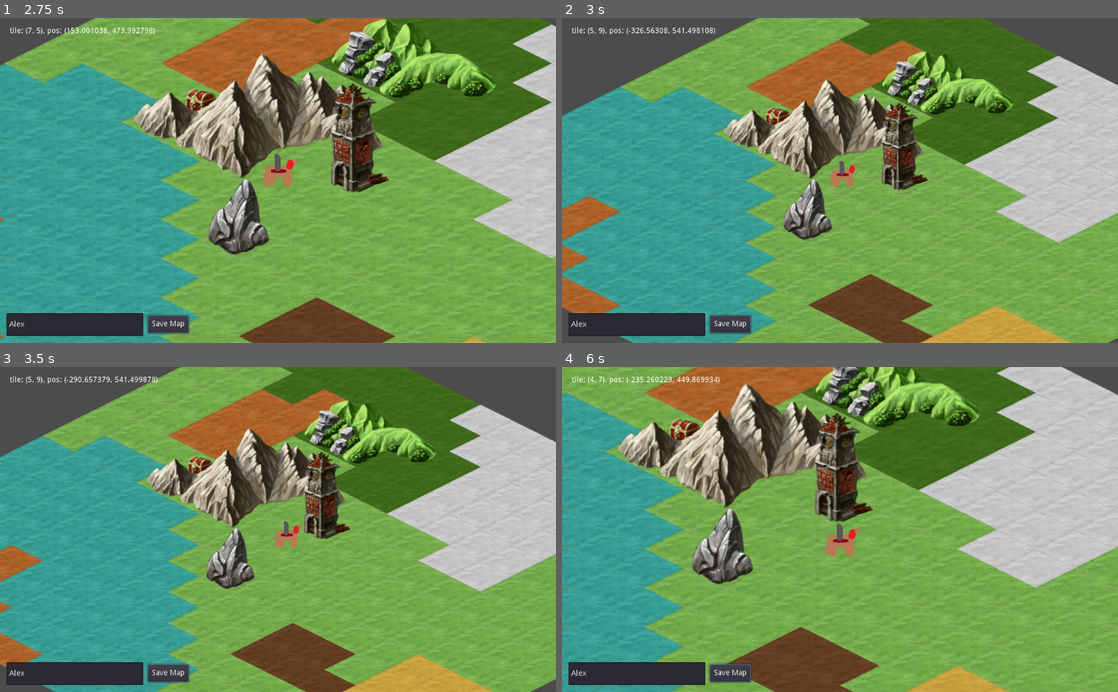
Above: before the commit, frames 1-4 (two rows, left to right).
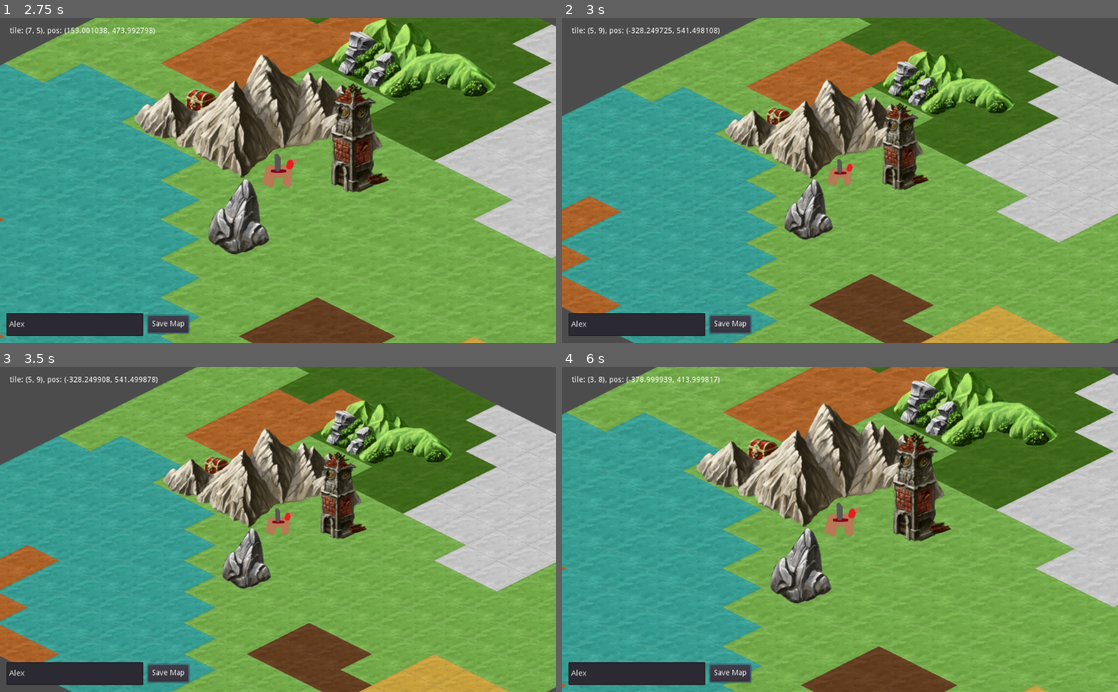
Above: after the commit, the same moments.

Repository: xfstef/captains
Game: Godot game, scene res://AdventureMap.tscn
The game is run twice, just before and just after one commit, with the same random seed, the same clock (stepped at 60 frames per second) and the same inputs.
Inputs (mouse positions are in pixels of both pictures, inside the frame that each line leads up to):
- Up to frame 1 (2.75 s): click (72, 323) at 0.52 s; type "Alex" at 0.6 s; click "Save Map" at 1.25 s; move the mouse to (400, 164) at 2.02 s; hold Keypad 3 (army_down_right) from 2.03 s (still down); click (400, 164) at 2.1 s
- Up to frame 2 (3 s): move the mouse to (728, 196) at 2.77 s; release Keypad 3 (army_down_right) at 2.78 s; hold Keypad 2 (army_down) from 2.78 s (still down); tap Mouse wheel down (wheel_down) at 2.85 s
- Up to frame 3 (3.5 s): keep holding Keypad 2 (army_down)
- Up to frame 4 (6 s): move the mouse to (895, 458) at 3.52 s; release Keypad 2 (army_down) at 3.53 s; hold Keypad 3 (army_down_right) 3.53-4.28 s; tap Mouse wheel up (wheel_up) at 3.6, 5.85 s; move the mouse to (812, 594) at 4.27 s; hold Keypad 8 (army_up) 4.28-5.03 s; click (812, 594) at 4.35 s; move the mouse to (1006, 578) at 5.02 s; hold Keypad 1 (army_down_left) from 5.03 s (still down); tap Mouse wheel down (wheel_down) at 5.1 s; move the mouse to (673, 480) at 5.77 s

Frame 1 is identical in both runs. In frame 2, 3.7% of the frame differs, in the area x 0-100%, y 0-100%; in frame 3, 22%; in frame 4, 50%.
Error after the commit: Invalid get index '0' (on base: 'Nil'). (res://Scripts/AdventureMap.gd:248)

Commit message:
Started changing the way the tile movement property is saved / loaded.

Diff:
--- a/AdventureMap.tscn
+++ b/AdventureMap.tscn
@@ -50,14 +50,6 @@
 format = 1
 tile_data = PoolIntArray( 0, 0, 0, 1, 3, 0, 2, 3, 0, 3, 3, 0, 4, 3, 0, 5, 3, 0, 6, 2, 0, 7, 2, 0, 8, 2, 0, 9, 2, 0, 10, …(3401 unchanged characters)…
 
-[node name="TM-Doodads" type="TileMap" parent="."]
-mode = 1
-tile_set = ExtResource( 4 )
-cell_size = Vector2( 144, 72 )
-cell_tile_origin = 1
-centered_textures = true
-format = 1
-
 [node name="TM-Props" type="TileMap" parent="."]
 position = Vector2( 3.05176e-05, -0.00253749 )
 mode = 1
@@ -68,6 +60,15 @@
 centered_textures = true
 format = 1
 tile_data = PoolIntArray( 131077, 4, 0, 393219, 6, 0, 393221, 5, 0, 393223, 7, 0, 589831, 3, 0 )
+
+[node name="TM-Movement" type="TileMap" parent="."]
+mode = 1
+tile_set = ExtResource( 4 )
+cell_size = Vector2( 144, 72 )
+cell_tile_origin = 1
+centered_textures = true
+format = 1
+tile_data = PoolIntArray( 131076, 2, 0, 131077, 2, 0, 131078, 2, 0, 196612, 2, 0, 196613, 2, 0, 327684, 2, 0, 327685, 2, 0, 327686, 2, 0, 393220, 2, 0, 393221, 2, 0, 458753, 1, 0, 458754, 1, 0, 458755, 2, 0, 458756, 2, 0, 458757, 2, 0, 524288, 1, 0, 524289, 1, 0, 524290, 1, 0, 524291, 1, 0, 524292, 1, 0, 589824, 1, 0, 589825, 1, 0, 589826, 1, 0, 589827, 1, 0, 589828, 1, 0, 589829, 1, 0, 589831, 2, 0, 655360, 1, 0, 655361, 1, 0, 655362, 1, 0, 655363, 1, 0, 655364, 1, 0, 655365, 1, 0, 655366, 1, 0, 720896, 1, 0, 720897, 1, 0, 720898, 1, 0, 720899, 1, 0, 720900, 1, 0, 720901, 1, 0, 720902, 1, 0, 720903, 1, 0, 786434, 1, 0, 786436, 1, 0, 786437, 1, 0, 786438, 1, 0, 786439, 1, 0, 786440, 1, 0, 851972, 1, 0, 851973, 1, 0, 851974, 1, 0, 851975, 1, 0, 851976, 1, 0, 851977, 1, 0, 917509, 1, 0, 917510, 1, 0, 917511, 1, 0, 917512, 1, 0, 917513, 1, 0, 983047, 1, 0, 983048, 1, 0, 983049, 1, 0, 983050, 1, 0 )
 
 [node name="UI" type="CanvasLayer" parent="."]
 
--- a/Assets/TileResources/interactable.tres
+++ b/Assets/TileResources/interactable.tres
@@ -1,3 +1,47 @@
-[gd_resource type="TileSet" format=2]
+[gd_resource type="TileSet" load_steps=2 format=2]
+
+[ext_resource path="res://Assets/Sprites/movementTiles.png" type="Texture" id=1]
 
 [resource]
+0/name = "movementTiles.png 0"
+0/texture = ExtResource( 1 )
+0/tex_offset = Vector2( 0, 0 )
+0/modulate = Color( 1, 1, 1, 1 )
+0/region = Rect2( 144, 0, 144, 72 )
+0/tile_mode = 0
+0/occluder_offset = Vector2( 0, 0 )
+0/navigation_offset = Vector2( 0, 0 )
+0/shape_offset = Vector2( 0, 0 )
+0/shape_transform = Transform2D( 1, 0, 0, 1, 0, 0 )
+0/shape_one_way = false
+0/shape_one_way_margin = 0.0
+0/shapes = [  ]
+0/z_index = 0
+1/name = "movementTiles.png 1"
+1/texture = ExtResource( 1 )
+1/tex_offset = Vector2( 0, 0 )
+1/modulate = Color( 1, 1, 1, 1 )
+1/region = Rect2( 0, 0, 144, 72 )
+1/tile_mode = 0
+1/occluder_offset = Vector2( 0, 0 )
+1/navigation_offset = Vector2( 0, 0 )
+1/shape_offset = Vector2( 0, 0 )
+1/shape_transform = Transform2D( 1, 0, 0, 1, 0, 0 )
+1/shape_one_way = false
+1/shape_one_way_margin = 0.0
+1/shapes = [  ]
+1/z_index = 0
+2/name = "movementTiles.png 2"
+2/texture = ExtResource( 1 )
+2/tex_offset = Vector2( 0, 0 )
+2/modulate = Color( 1, 1, 1, 1 )
+2/region = Rect2( 288, 0, 144, 72 )
+2/tile_mode = 0
+2/occluder_offset = Vector2( 0, 0 )
+2/navigation_offset = Vector2( 0, 0 )
+2/shape_offset = Vector2( 0, 0 )
+2/shape_transform = Transform2D( 1, 0, 0, 1, 0, 0 )
+2/shape_one_way = false
+2/shape_one_way_margin = 0.0
+2/shapes = [  ]
+2/z_index = 0
--- a/Scripts/AdventureMap.gd
+++ b/Scripts/AdventureMap.gd
@@ -4,18 +4,20 @@
 var mapPath = "res://Maps/test4.json"
 var interactablesPath = "res://Data/mapInteractables.json"
 var groundWalkProp = "res://Data/groundWalkableProperties.json"
+var propsBlockedTiles = "res://Data/propsBlockedTiles.json"
 var mapGroundMatrix = []
 var mapPropsMatrix = []
-var mapDoodadsMatrix = []
+var mapMovementMatrix = []
 var info
 var mapWidth = 0
 var mapHeight = 0
 var groundTileMap
 var propsTileMap
-var doodadsTileMap
+var movementTileMap
 var camera
 var armyNode
-var tile_travel_properties
+var ground_travel_properties
+var props_blocked_tiles
 
 var playersArmies = []
 var army_instances = []
@@ -66,10 +68,11 @@
 	camera = get_node("Camera2D")
 	groundTileMap = get_node("TM-Ground")
 	propsTileMap = get_node("TM-Props")
-	doodadsTileMap = get_node("TM-Doodads")
+	movementTileMap = get_node("TM-Movement")
 	info = get_node("UI/info")
 	armyNode = get_node("Army")
-	tile_travel_properties = loadFilePayload(groundWalkProp)
+	ground_travel_properties = loadFilePayload(groundWalkProp)
+	props_blocked_tiles = loadFilePayload(propsBlockedTiles)
 	loadMapData()
 	#initPaintedMatrix()
 
@@ -87,7 +90,7 @@
 		data.tiles[y] = []
 		for x in range(data.height):
 			data.tiles[y].append([])
-			data.tiles[y][x] = [mapGroundMatrix[y][x], mapDoodadsMatrix[y][x], mapPropsMatrix[y][x]]
+			data.tiles[y][x] = [mapGroundMatrix[y][x], mapPropsMatrix[y][x], mapMovementMatrix[y][x]]
 
 	var file
 	file = File.new()
@@ -122,15 +125,15 @@
 		mapGroundMatrix[x] = []
 		mapPropsMatrix.append([])
 		mapPropsMatrix[x] = []
-		mapDoodadsMatrix.append([])
-		mapDoodadsMatrix[x] = []
+		mapMovementMatrix.append([])
+		mapMovementMatrix[x] = []
 		for y in range(mapWidth):
 			mapGroundMatrix[x].append([])
 			mapGroundMatrix[x][y] = payload.tiles[x][y][0]
 			groundTileMap.set_cell(x, y, mapGroundMatrix[x][y])
-			mapDoodadsMatrix[x].append([])
-			mapDoodadsMatrix[x][y] = payload.tiles[x][y][1]
-			doodadsTileMap.set_cell(x, y, mapDoodadsMatrix[x][y])
+			mapMovementMatrix[x].append([])
+			mapMovementMatrix[x][y] = payload.tiles[x][y][1]
+			movementTileMap.set_cell(x, y, mapMovementMatrix[x][y])
 			mapPropsMatrix[x].append([])
 			mapPropsMatrix[x][y] = payload.tiles[x][y][2]
 			propsTileMap.set_cell(x, y, mapPropsMatrix[x][y])
@@ -146,13 +149,13 @@
 		mapGroundMatrix[x] = []
 		mapPropsMatrix.append([])
 		mapPropsMatrix[x] = []
-		mapDoodadsMatrix.append([])
-		mapDoodadsMatrix[x] = []
+		mapMovementMatrix.append([])
+		mapMovementMatrix[x] = []
 		for y in range(data.height):
 			mapGroundMatrix[x].append([])
 			mapGroundMatrix[x][y] = groundTileMap.get_cell(x, y)
-			mapDoodadsMatrix[x].append([])
-			mapDoodadsMatrix[x][y] = doodadsTileMap.get_cell(x, y)
+			mapMovementMatrix[x].append([])
+			movementTileMap[x][y] = movementTileMap.get_cell(x, y)
 			mapPropsMatrix[x].append([])
 			mapPropsMatrix[x][y] = propsTileMap.get_cell(x, y)
 
@@ -242,7 +245,7 @@
 func isTileAccessible(x, y):
 	if x < 0 || x >= mapWidth || y < 0 || y >= mapHeight:
 		return false
-	elif army_instances[selected_army.x][selected_army.y].travel_type != tile_travel_properties[mapGroundMatrix[x][y]][0]:
+	elif army_instances[selected_army.x][selected_army.y].travel_type != ground_travel_properties[mapGroundMatrix[x][y]][0]:
 		return false
 	else:
 		return true
Binary file added: Assets/Sprites/movementTiles.png
Not shown, added: Assets/Sprites/movementTiles.png.import
Renamed: Data/groundWalkableProperties.json -> Data/propsBlockedTiles.json
